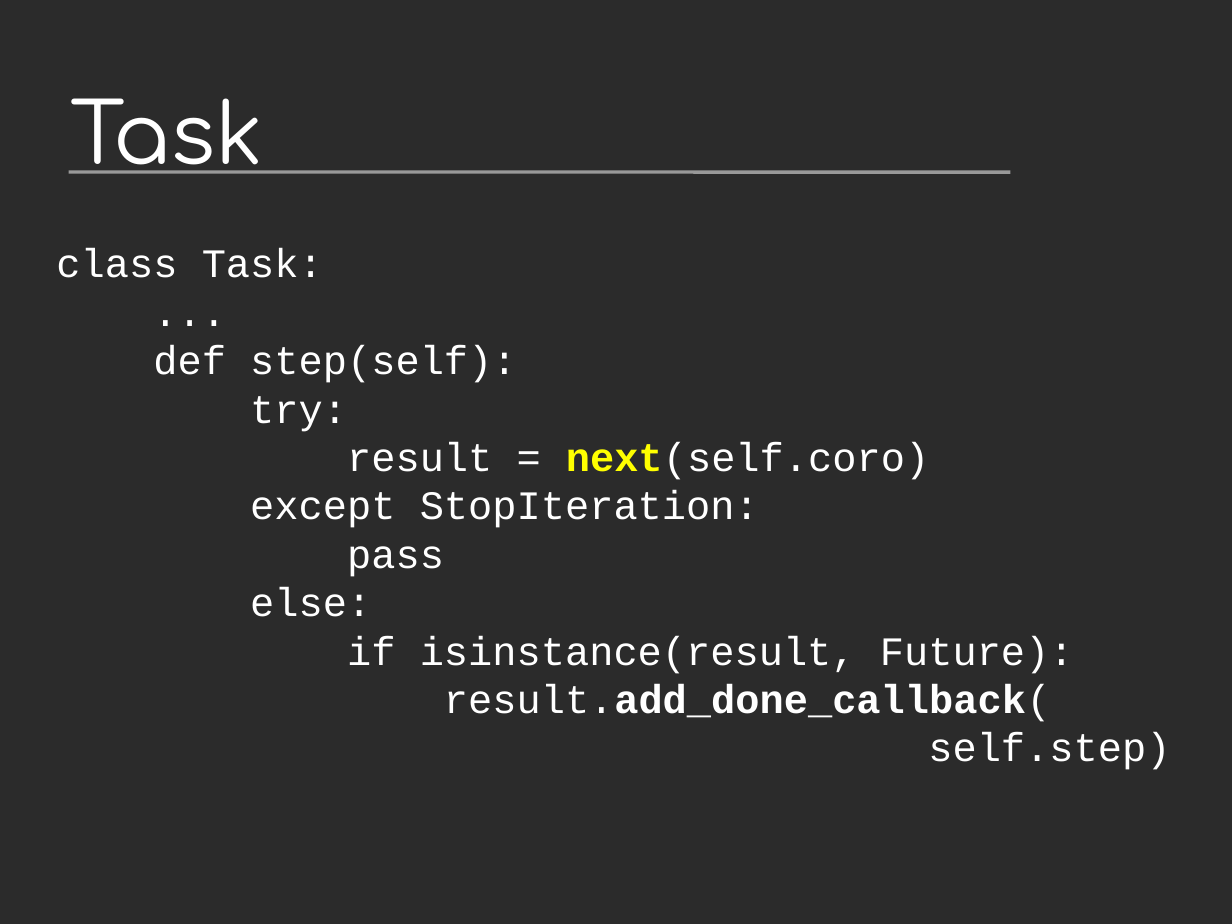
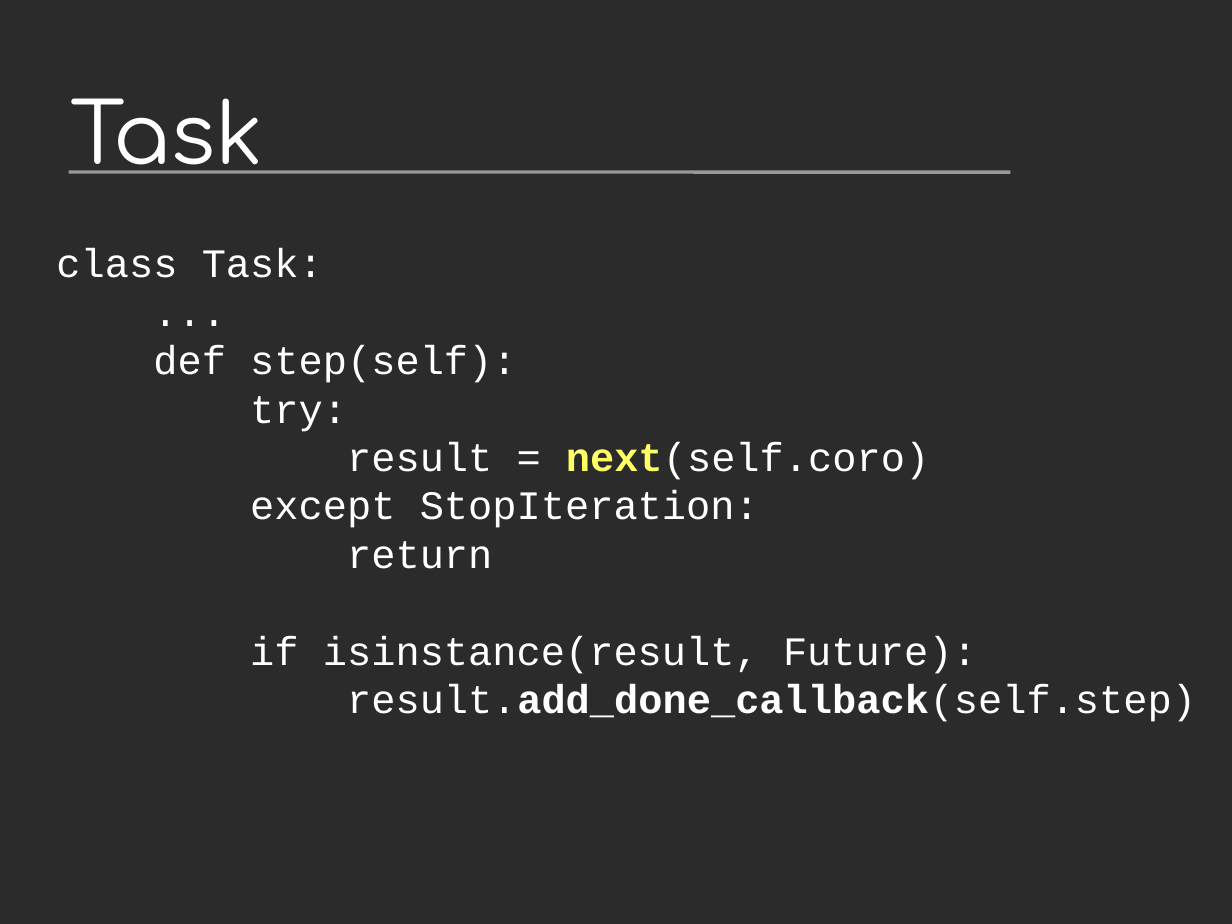
Before and after one commit to vstinner/talks, a slide deck: slide 36 of 2014-Pycon-Lyon/asyncio.odp. Drawn at 1232x924 pixels with LibreOffice and Linux fonts; fonts in the diff are those of the drawing; background and template pictures are left out; a plain dark background stands for a picture behind light text. Boxes give left, top, right and bottom in pixels: in the first picture for what was removed or moved away, otherwise in the second. Text is boxed around its words. In the diff, an @@ line names an element or a change of style, - is before the commit and + after.

```diff
--- a/2014-Pycon-Lyon/asyncio.odp
+++ b/2014-Pycon-Lyon/asyncio.odp
@@ text at (347,442,929,480): text colour #FFFF00 to #FFFF66 in "next(self.coro)" @@
@@ text at (347,541,492,569): text changed @@
-pass
-else:
+return
@@ text at (347,684,1196,722): text changed @@
-result.add_done_callback(
-self.step)
+result.add_done_callback(self.step)
```
Also in this commit, not shown: 12 other slides changed, 1 slide added, 2 other files.
